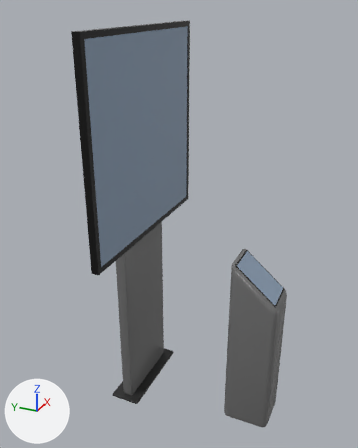
What one commit did to the glTF model godot/Panels/display.glb.
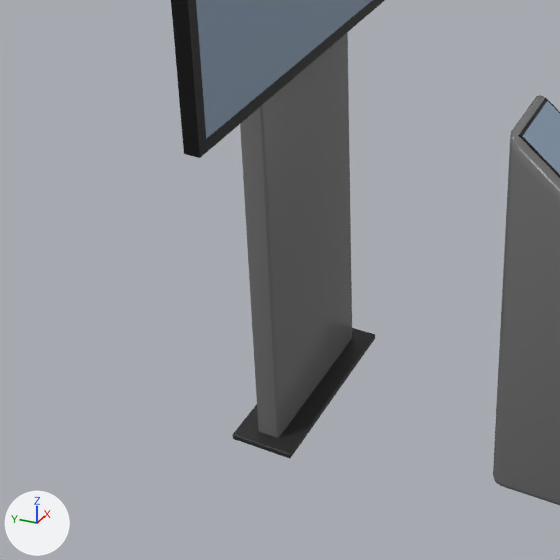
Each version is shown whole from a 50 mm lens placed at (-2.117, -1.152, 2.122), pointed at (0.003, -0.198, 1.062), then close up on the part from 4% to 71% of the width and 46% to 100% of the height. The lights are fixed; the arrows at lower left show +X, +Y and +Z. Where no turn or scale is listed for an object, it has been applied to the vertices.

Names of what the first close-up shows: 'Cube', 'Display-col', 'Info-Screen', 'Info-col', 'Pillar-col', 'Screen'.
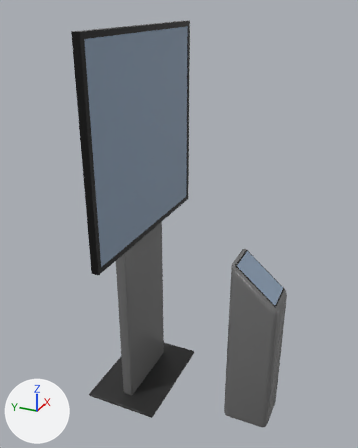
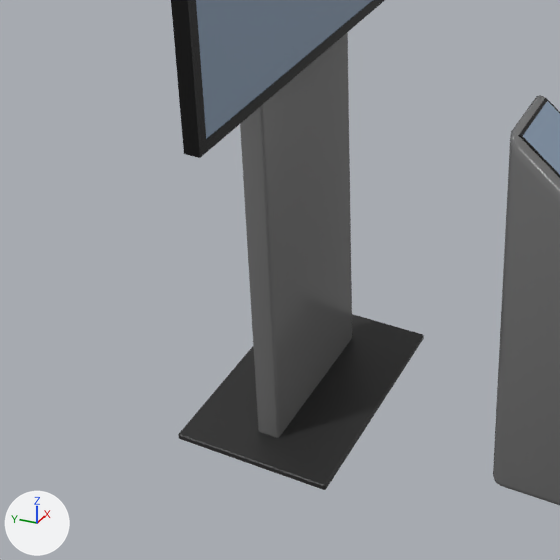
Pixel boxes [x1, y1, x2, y2] of what changed, in the close-ups (560 x 560 px):
```json
{"object": "Cube", "change": "rescaled", "before": [233, 328, 375, 458], "after": [178, 314, 424, 490], "on screen": "73% wider, 35% taller"}
```

Edits to the scene script, one JSON object a line:
```json
{"op": "set", "path": "ob_cube.scale", "old": "(1.0, 1.0, 1.0)", "new": "(1.22, 2.51, 1.0)"}
```
